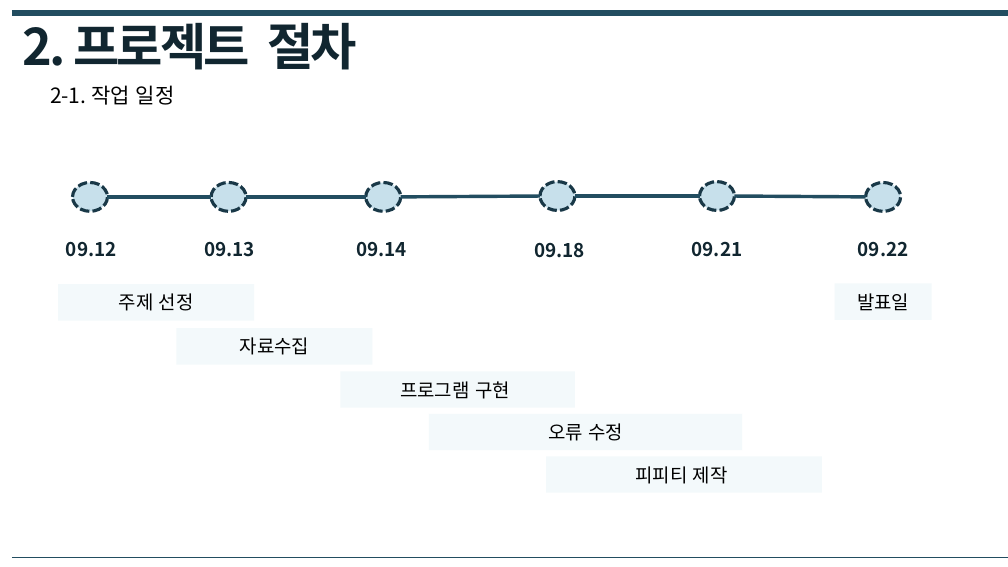
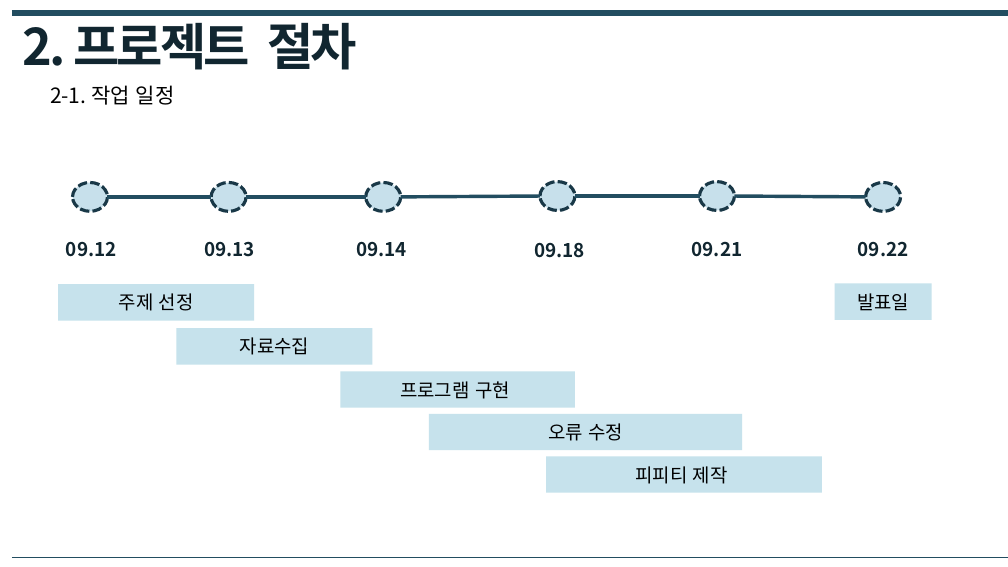
Before and after one commit to JeongYoonBaek/A11_BCS, a slide deck: slide 7 of 최종PPT/(C언어)A11_4조_BCS 최종발표.pptx. Drawn at 1008x567 pixels with LibreOffice and Linux fonts; fonts in the diff are those of the drawing. Boxes give left, top, right and bottom in pixels: in the first picture for what was removed or moved away, otherwise in the second. Text is boxed around its words. In the diff, an @@ line names an element or a change of style, - is before the commit and + after.

```diff
--- a/최종PPT/(C언어)A11_4조_BCS 최종발표.pptx
+++ b/최종PPT/(C언어)A11_4조_BCS 최종발표.pptx
@@ fill #F3F9FB to #C6E2EC in 6 elements at [58, 284, 254, 321], [176, 328, 372, 364], [340, 371, 575, 408], [429, 414, 742, 451], [546, 457, 822, 493], [835, 284, 932, 320] @@
```
Also in this commit, not shown: 13 other slides changed.
